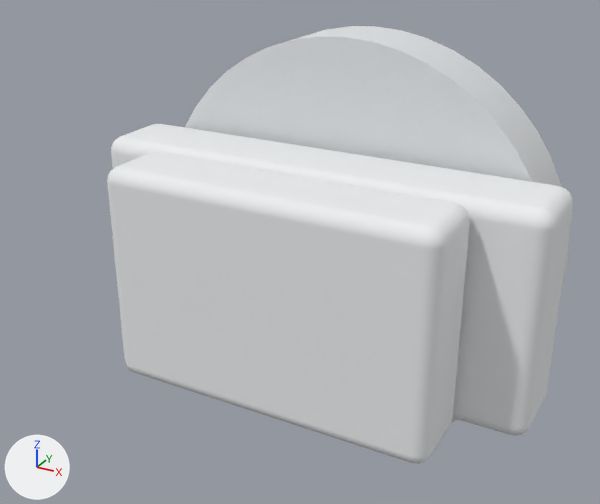
Renders of the OBJ model onrobot-rg2/meshes/rg2_v2_gripper_bracket.obj from each side of a commit.
Rendered twice from a camera (50 mm lens) standing at (0.0568, -0.129, 0.0565) and looking at (-0.0011, -0.0237, 0.0038). The axes (+X, +Y, +Z) are drawn at lower left. The lights are the same throughout. The first picture is the older version. Where no turn or scale is listed for an object, it has been applied to the vertices. Vertices at exactly the same position are counted once.

The first picture shows 'bracket_neck', 'qc_tool_side', 'tilting_bracket'.
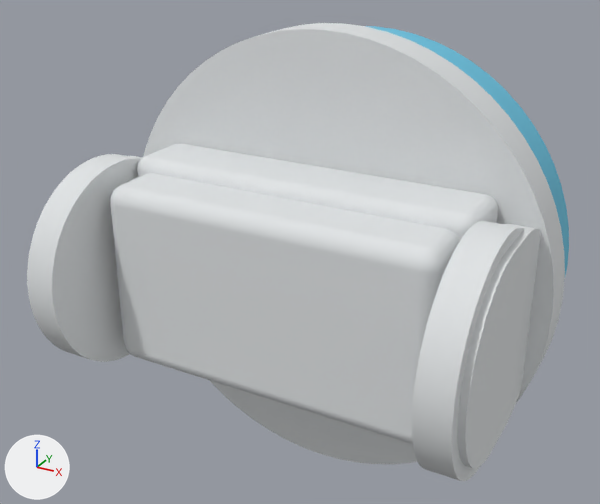
Location of each change, (x1, y1, x2, y2) in pixels of the pictures (600 x 504 px):
'bracket_neck', reshaped (13% shorter): before (107, 152, 470, 464); after (110, 173, 460, 444)
'bracket_base', added: after (143, 23, 565, 464)
'qc_tool_side', reshaped, recoloured (mostly hidden afterwards): before (185, 26, 569, 423); after (366, 26, 569, 281)
'tilting_bracket', deleted: before (111, 124, 573, 436)
'tilt_cap_-1', added: after (27, 154, 141, 362)
'bracket_saddle', added: after (137, 144, 498, 240)
'tilt_cap_1', added: after (412, 221, 525, 481)
'tilt_cheek_1', added: after (457, 224, 541, 469)
'tilt_cheek_-1', added (mostly hidden): after (130, 156, 143, 159)

Diff of the bpy script that builds the scene:
```diff
--- a/onrobot-rg2/meshes/rg2_v2_gripper_bracket.obj.py
+++ b/onrobot-rg2/meshes/rg2_v2_gripper_bracket.obj.py
@@ me_bracket_neck @@
-me_bracket_neck.from_pydata(...)  # 152 vertices, 300 faces; spans x -0.027..0.027, y -0.039..-0.026, z -0.018..0.018
+me_bracket_neck.from_pydata(...)  # 152 vertices, 300 faces; spans x -0.027..0.027, y -0.039..-0.024, z -0.015..0.015
+# me_bracket_neck part 1: 152 of 152 vertices moved; they spanned x -0.027..0.027, y -0.039..-0.026, z -0.018..0.018 and now span x -0.027..0.027, y -0.039..-0.024, z -0.015..0.015; mean shift (0.0, 0.001, 0.0)
 me_bracket_neck.materials.append(mat_housing_pale_grey)
@@ me_qc_tool_side @@
-me_qc_tool_side.from_pydata(...)  # 100 vertices, 192 faces; spans x -0.0355..0.0355, y -0.012..0.0, z -0.0355..0.0355
-me_qc_tool_side.materials.append(mat_anodized_silver)  # white #e0e3e6
+me_qc_tool_side.from_pydata(...)  # 132 vertices, 256 faces; spans x -0.0355..0.0355, y -0.008..0.0, z -0.0355..0.0355
+# me_qc_tool_side part 2
+# 82 vertices are removed from x -0.0355..0.0355, y -0.012..0.0, z -0.0355..0.0355
+# 192 faces are deleted
+# 49 vertices are added at x -0.0353..0.0353, y -0.008, z -0.0353..0.0353
+# 17 new vertices lie (0.0, -0.008, 0.0) away from vertices in x -0.0355..0.0355, y 0.0, z -0.0355..0.0355
+# 48 new vertices lie (0.0, 0.008, 0.0) away from vertices in x -0.0353..0.0353, y -0.008, z -0.0353..0.0353
+# 256 new faces join them
+me_qc_tool_side.materials.append(mat_status_blue)  # cyan #6ac4e1
@@ ob_tilting_bracket @@
-ob_tilting_bracket = bpy.data.objects.new('tilting_bracket', me_tilting_bracket)
@@ ob_tilt_cheek_1 @@
+ob_tilt_cheek_1 = bpy.data.objects.new('tilt_cheek_1', me_tilt_cheek_1)  # 196 vertices, 388 faces; spans x 0.0305..0.0345, y -0.048..-0.012, z -0.015..0.015; in mat_anodized_silver (white #e0e4e5)
+ob_tilt_cheek_1.location = (0.0, 0.0, 0.0)
@@ ob_tilt_cheek__1 @@
+ob_tilt_cheek__1 = bpy.data.objects.new('tilt_cheek_-1', me_tilt_cheek__1)  # 196 vertices, 388 faces; spans x -0.0345..-0.0305, y -0.048..-0.012, z -0.015..0.015; in mat_anodized_silver (white #e0e4e5)
+ob_tilt_cheek__1.location = (0.0, 0.0, 0.0)
@@ ob_tilt_cap_1 @@
+ob_tilt_cap_1 = bpy.data.objects.new('tilt_cap_1', me_tilt_cap_1)  # 132 vertices, 256 faces; spans x 0.0285..0.0335, y -0.05..-0.016, z -0.017..0.017; in mat_anodized_silver (white #e0e4e5)
+ob_tilt_cap_1.location = (0.0, 0.0, 0.0)
@@ ob_tilt_cap__1 @@
+ob_tilt_cap__1 = bpy.data.objects.new('tilt_cap_-1', me_tilt_cap__1)  # 132 vertices, 256 faces; spans x -0.0335..-0.0285, y -0.05..-0.016, z -0.017..0.017; in mat_anodized_silver (white #e0e4e5)
+ob_tilt_cap__1.location = (0.0, 0.0, 0.0)
@@ ob_bracket_saddle @@
+ob_bracket_saddle = bpy.data.objects.new('bracket_saddle', me_bracket_saddle)  # 152 vertices, 300 faces; spans x -0.0285..0.0285, y -0.03..-0.018, z -0.017..0.017; in mat_anodized_silver (white #e0e4e5)
+ob_bracket_saddle.location = (0.0, 0.0, 0.0)
@@ ob_bracket_base @@
+ob_bracket_base = bpy.data.objects.new('bracket_base', me_bracket_base)  # 132 vertices, 256 faces; spans x -0.0375..0.0375, y -0.019..-0.012, z -0.0375..0.0375; in mat_anodized_silver (white #e0e4e5)
+ob_bracket_base.location = (0.0, 0.0, 0.0)
```
